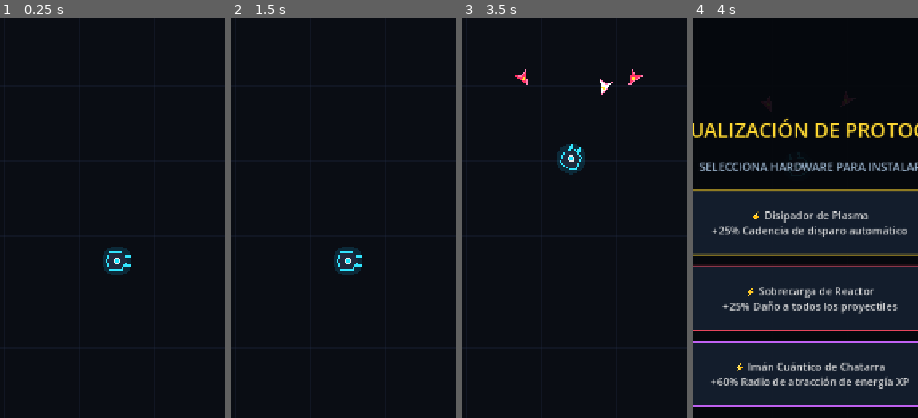
Above: before the commit, frames 1-4 (left to right).
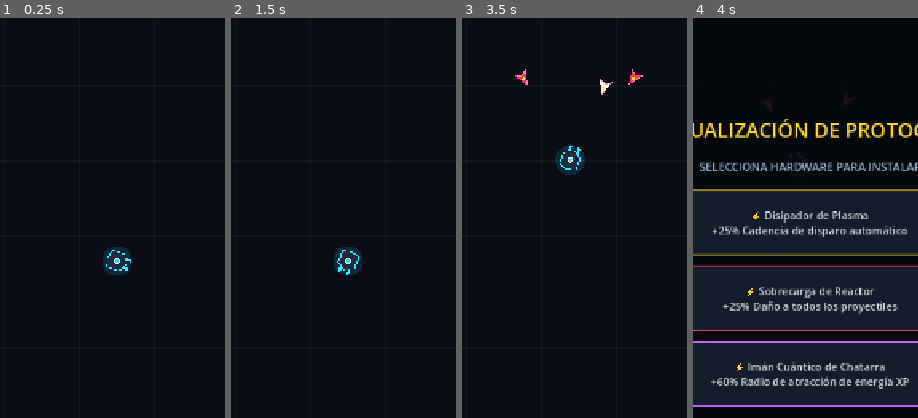
Above: after the commit, the same moments.

Repository: jonathanduranr/mecha-protocol
Game: Godot game, scene res://scenes/main.tscn
Two runs of this game, one before a commit and one after it. Both use one fixed random seed, a clock stepped at 60 frames per second and the inputs below.
Inputs:
- Up to frame 1 (0.25 s): no input
- Up to frame 2 (1.5 s): tap Enter at 1.25 s
- Up to frame 3 (3.5 s): tap Space at 2 s
- Up to frame 4 (4 s): no input
The pictures show only the part of the screen within x 24-74%, y 20-70%; the shares and areas given below are measured in that part.

The runs differ from the first frame. In frame 1, 0.2% of the frame differs, in the area x 47-59%, y 58-64%; in frame 2, 0.2%; in frame 3, 0.2%, in the area x 24-76%, y 13-40%; in frame 4, less than 0.1%.

Commit message:
fix: smooth center braking deadzone and radar scanning rotation

Diff:
--- a/scripts/mecha.gd
+++ b/scripts/mecha.gd
@@ -65,8 +65,11 @@
 			fire_weapons(aim_dir)
 			shoot_timer = fire_rate
 	else:
-		if current_velocity.length_squared() > 400.0:
+		if current_velocity.length_squared() > 900.0:
 			rotation = lerp_angle(rotation, current_velocity.angle(), 8.0 * delta)
+		else:
+			# Escaneo de radar / centinela: rota lentamente buscando objetivos sin temblar
+			rotation += 1.3 * delta
 
 	# 3. IMÁN DE CHATARRA
 	check_scrap_magnet()
@@ -142,10 +145,12 @@
 	var center_force := Vector2.ZERO
 	var dist_to_center := global_position.distance_to(center)
 
-	if dist_to_center > 80.0:
+	if dist_to_center > 30.0:
 		# Cuanto más lejos del centro esté, más deseo tiene de volver al corazón seguro de la arena
 		var center_weight: float = 1.0 if enemy_count_in_danger == 0 else 0.4
-		center_force = (center - global_position).normalized() * (dist_to_center / 350.0) * center_weight
+		# Desaceleración suave (ease-out) al aproximarse al centro para evitar sobrepasar y temblar
+		var speed_factor: float = clamp((dist_to_center - 30.0) / 160.0, 0.0, 1.0)
+		center_force = (center - global_position).normalized() * speed_factor * center_weight
 
 	# 4. Repulsión de bordes de la pantalla
 	var boundary_margin: float = 55.0
@@ -167,11 +172,13 @@
 	# Suma ponderada de fuerzas
 	var total_vector: Vector2 = (avoidance_force * 2.0) + scrap_force + boundary_force + (center_force * 1.4)
 
-	# Si no hay estímulos, vuelve directo al centro
-	if total_vector.length_squared() < 0.05:
-		total_vector = (center - global_position).normalized() * 0.6
-
-	return total_vector.normalized()
+	# Si está en el centro sin enemigos ni chatarra de peligro, frenado absoluto (deadband limpio)
+	if avoidance_force.length_squared() < 0.01 and scrap_force.length_squared() < 0.01 and dist_to_center <= 30.0:
+		return Vector2.ZERO
+
+	if total_vector.length() > 1.0:
+		return total_vector.normalized()
+	return total_vector
 
 func get_closest_enemy() -> Node2D:
 	var enemies := get_tree().get_nodes_in_group("enemies")
Not shown, changed: builds/web/index.html
Not shown, changed: builds/web/index.pck
